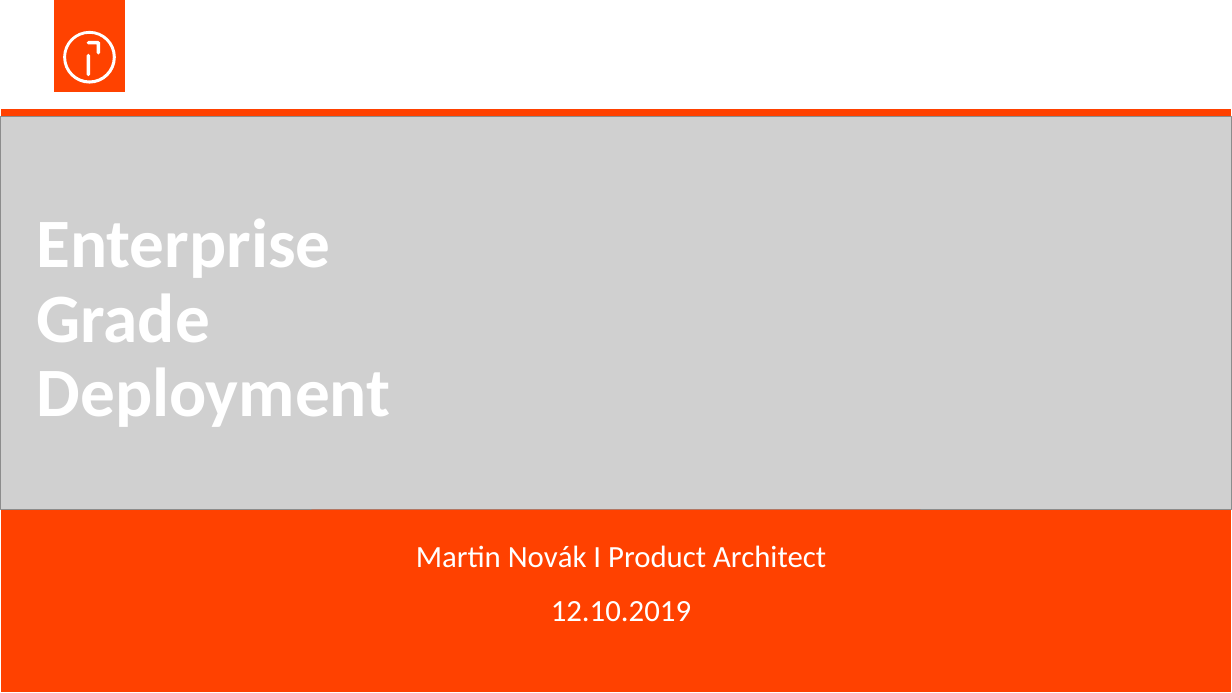
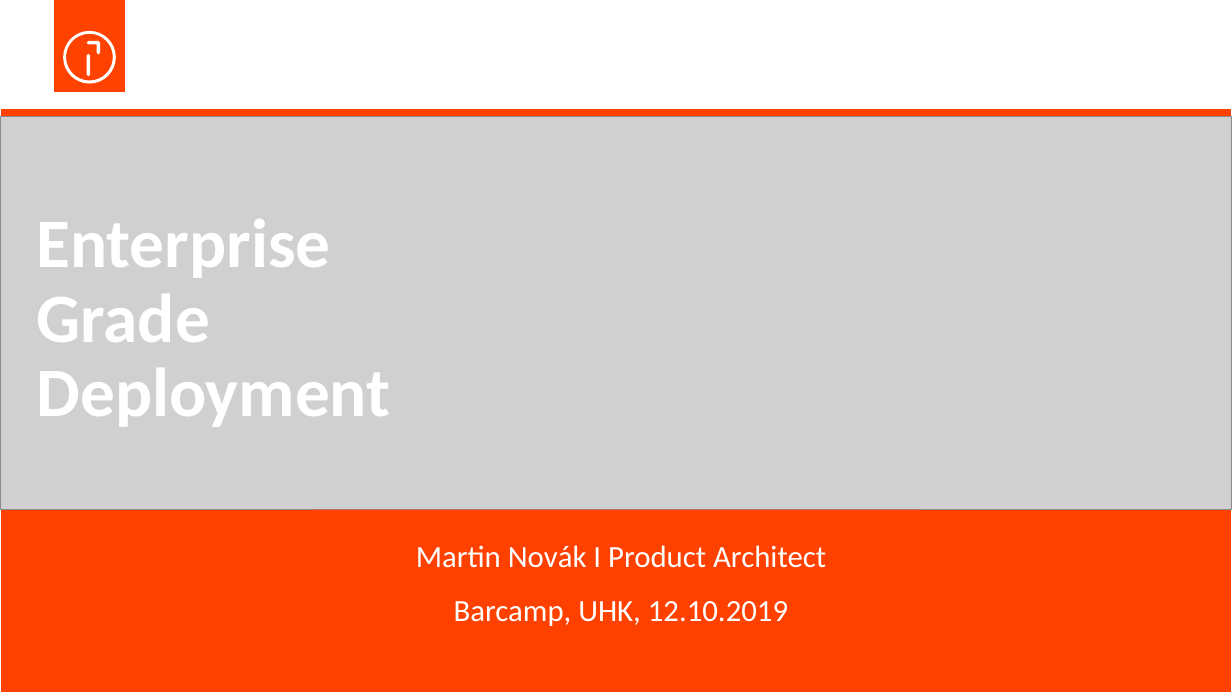
Before and after one commit to mano-cz/OpenshiftPresentation, a slide deck: slide 1 of enterprise-grade-deployment-2019.pptx. Drawn at 1232x693 pixels with LibreOffice and Linux fonts; fonts in the diff are those of the drawing; grey boxes stand for pictures; background and template pictures are left out. Boxes give left, top, right and bottom in pixels: in the first picture for what was removed or moved away, otherwise in the second. Text is boxed around its words. In the diff, an @@ line names an element or a change of style, - is before the commit and + after.

```diff
--- a/enterprise-grade-deployment-2019.pptx
+++ b/enterprise-grade-deployment-2019.pptx
@@ subtitle at [454, 601, 788, 626]: text changed @@
-12.10.2019
+Barcamp, UHK, 12.10.2019
```
Also in this commit, not shown: 5 other slides changed, 20 slides added, 16 slides removed, 3 other files.
